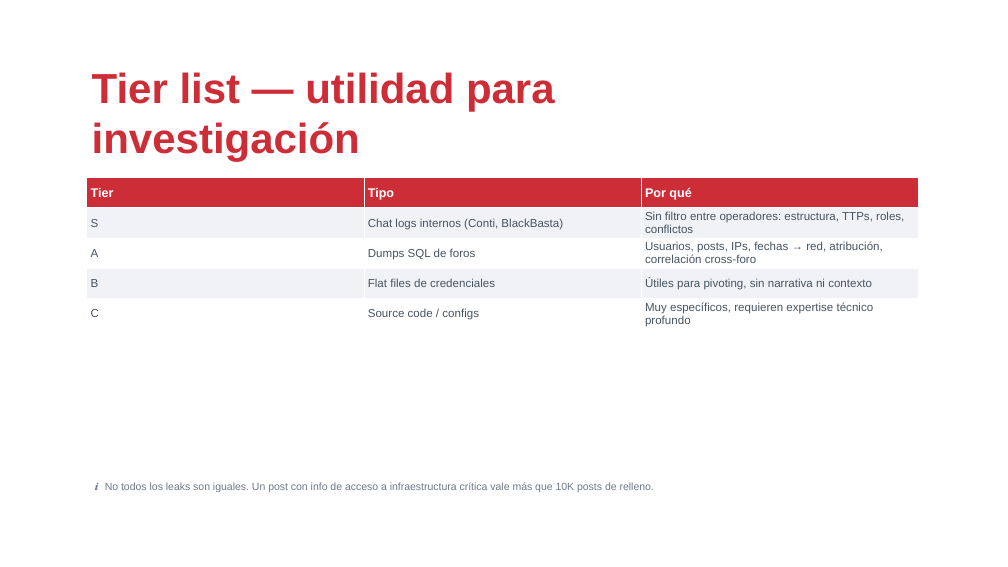
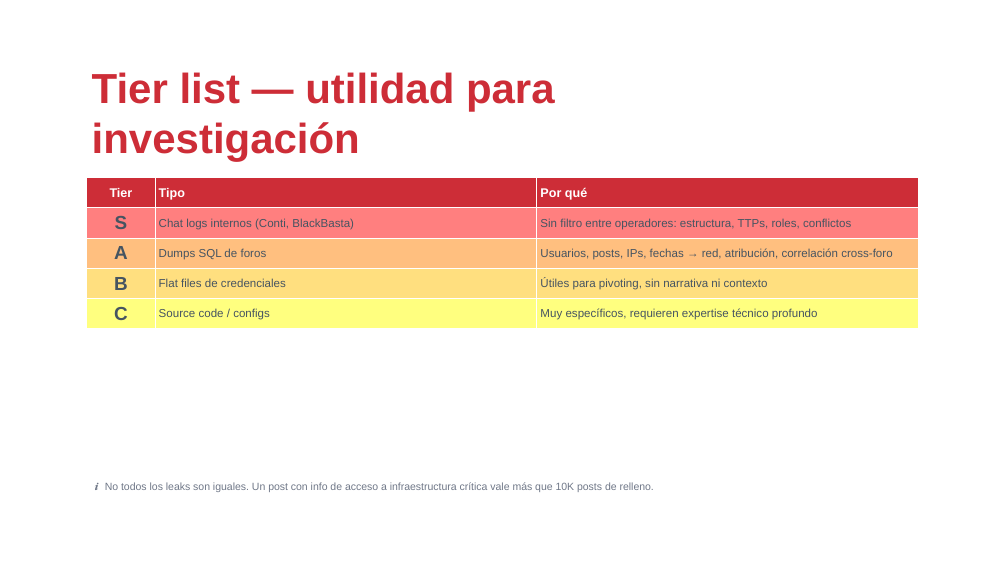
Before and after one commit to drj3ky11/FearOfTheDark, a slide deck: slide 5 of bloque0_ecosistema/csbc26_b0_ecosistema.pptx. Drawn at 1008x567 pixels with LibreOffice and Linux fonts; fonts in the diff are those of the drawing; background and template pictures are left out. Boxes give left, top, right and bottom in pixels: in the first picture for what was removed or moved away, otherwise in the second. Text is boxed around its words. In the diff, an @@ line names an element or a change of style, - is before the commit and + after.

Commit message:
feat: add tier-list styling with standard S-F color coding
Add tierlist_slide() to _shared/theme.py, colored red-to-green by tier
letter like common tier-list makers, and use it for the two tier tables
in bloque0_ecosistema.

```diff
--- a/bloque0_ecosistema/csbc26_b0_ecosistema.pptx
+++ b/bloque0_ecosistema/csbc26_b0_ecosistema.pptx
@@ table at (x1=87, y1=178, x2=919, y2=329) @@
@@ fill #F1F2F6 to #FF7F7F in row 2 @@
@@ fill #FFFFFF to #FFBF7F in row 3 @@
@@ fill #F1F2F6 to #FFDF7F in row 4 @@
@@ fill #FFFFFF to #FFFF7F in row 5 @@
@@ size 11 to 18 pt, bold on in "S", "A", "B", "C" @@
@@ alignment left to centre @@
```
Also in this commit, not shown: 1 other slide changed, 1 other file.
